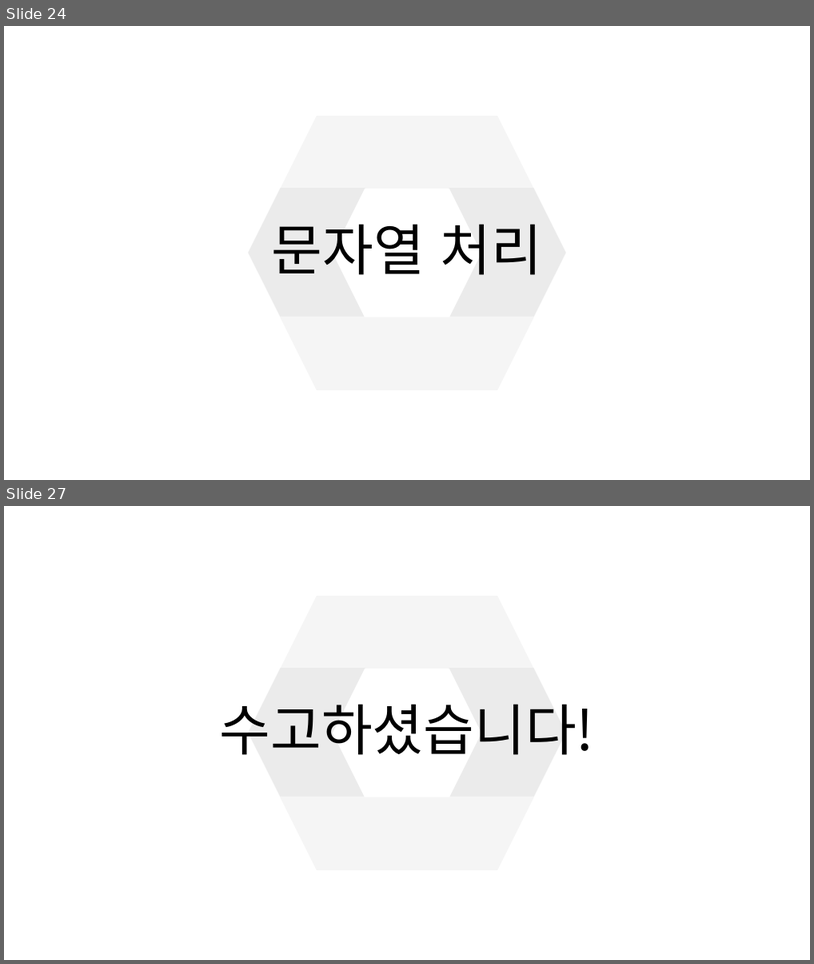
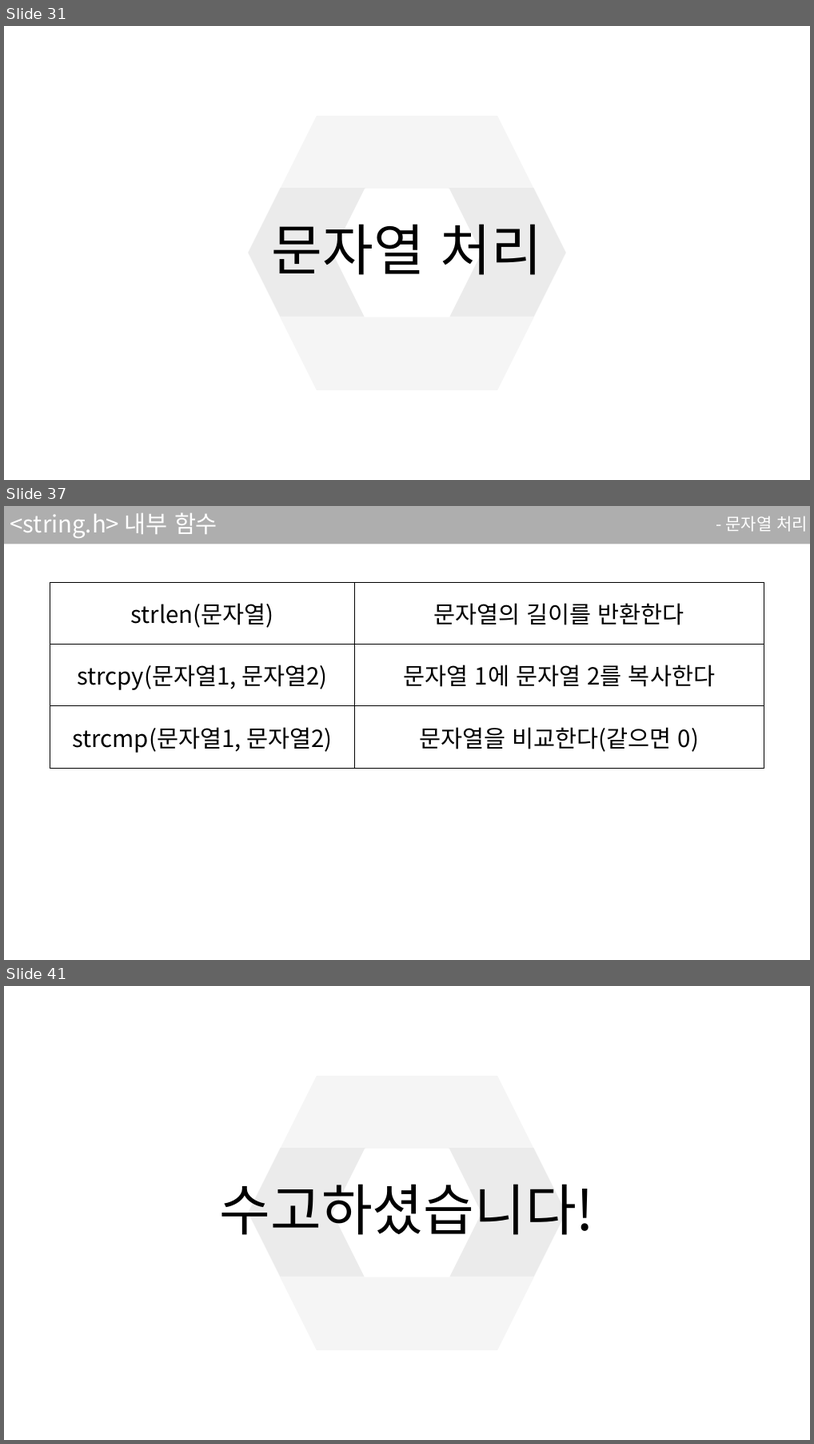
Before and after one commit to sjsjsj1246/EC_C_Language_Study, a slide deck: ppt/3강.pptx. Shown one above the other, each under a label of ours: slides 24 and 27 before the commit, slides 31, 37 and 41 after it; the slides between them are not shown. The pictures are 814x964 and 814x1444 pixels, drawn with LibreOffice and Linux fonts; fonts in the diff are those of the drawing. Boxes give left, top, right and bottom in pixels: in the first picture for what was removed or moved away, otherwise in the second. Text is boxed around its words. In the diff, an @@ line names an element or a change of style, - is before the commit and + after.

```diff
--- a/ppt/3강.pptx
+++ b/ppt/3강.pptx
@@ slide 37 added at [4,506,810,960], background #FFFFFF @@
@@ rectangle added at [4,506,810,544], fill #181717 at 35% opacity @@
@@ title added at [10,512,218,538], 28 pt, text #FFFFFF @@
+<string.h> 내부 함수
@@ text added at [726,516,808,532], 20 pt, text #FFFFFF @@
+- 문자열 처리
@@ table added at [50,582,764,768], 3 rows, 2 columns @@
+strlen(문자열) | 문자열의 길이를 반환한다
+strcpy(문자열1, 문자열2) | 문자열 1에 문자열 2를 복사한다
+strcmp(문자열1, 문자열2) | 문자열을 비교한다(같으면 0)
@@ what was slide 24 is now slide 31 @@
@@ what was slide 27 is now slide 41 @@
```
Also in this commit, not shown: 9 slides changed, 15 other slides added, 2 slides removed, 2 other files.
